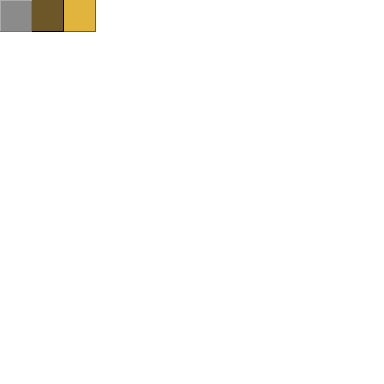
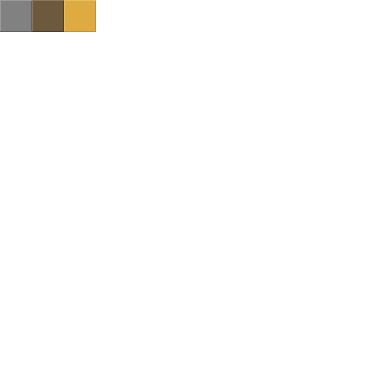
Comparing the layer stacks of the two 384x384 images. Changes:
added layer "Layer 2" (soft light, 50%) above "Layer 1" over [0, 0, 96, 32]
painted on "Layer 1" over [0, 0, 96, 32]
